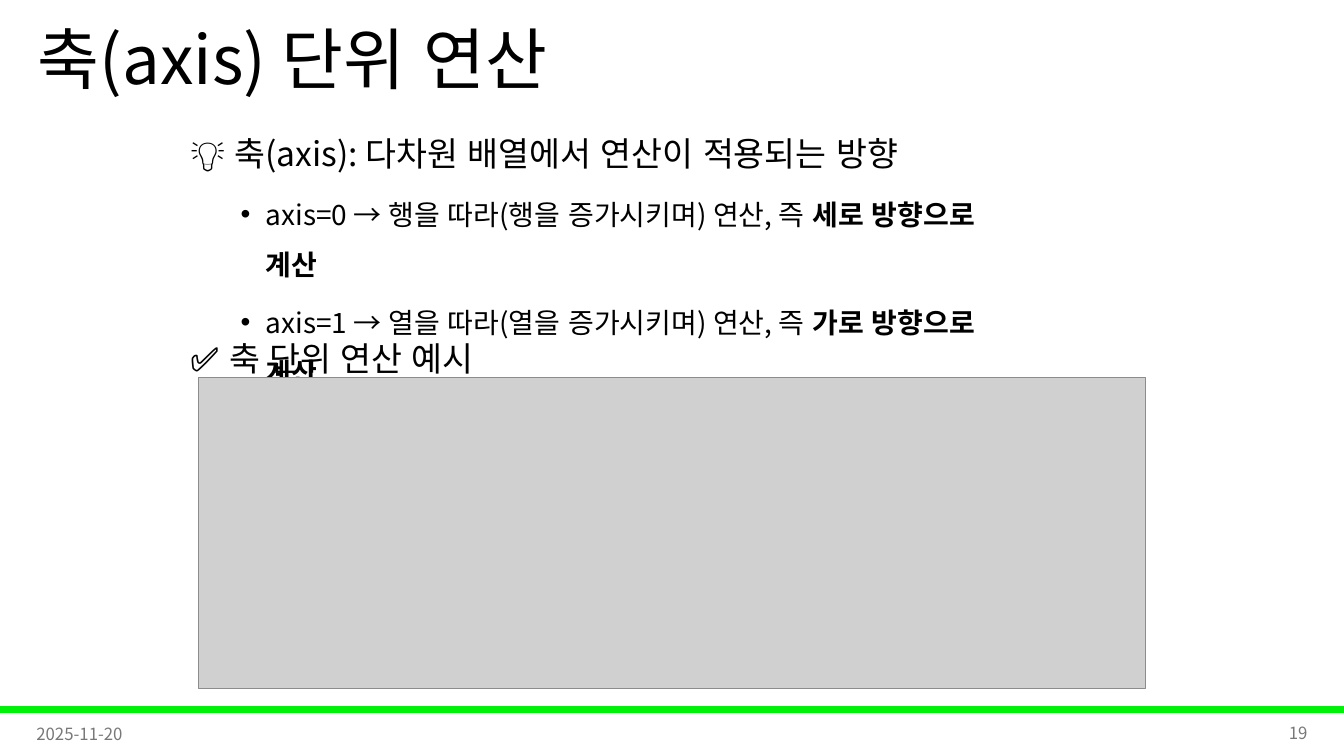
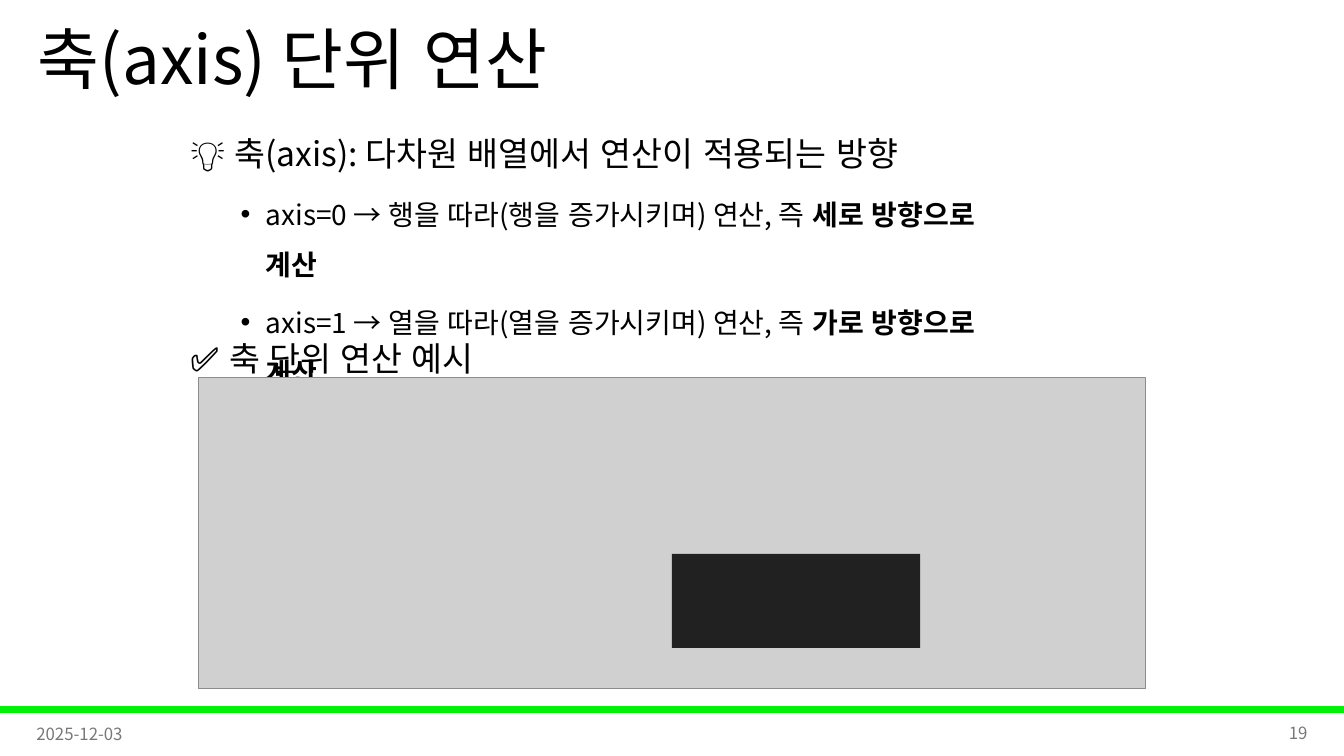
Before and after one commit to Leader-Lesson/KDT_RE_5th, a slide deck: slide 19 of material/3_데이터분석/02_numpy.pptx. Drawn at 1344x756 pixels with LibreOffice and Linux fonts; fonts in the diff are those of the drawing; grey boxes stand for pictures; background and template pictures are left out. Boxes give left, top, right and bottom in pixels: in the first picture for what was removed or moved away, otherwise in the second. Text is boxed around its words. In the diff, an @@ line names an element or a change of style, - is before the commit and + after.

```diff
--- a/material/3_데이터분석/02_numpy.pptx
+++ b/material/3_데이터분석/02_numpy.pptx
@@ rectangle added at [673, 555, 921, 648], fill #212121 @@
@@ text at [36, 727, 122, 740]: text changed @@
-2025-11-20
+2025-12-03
```
Also in this commit, not shown: 42 other slides changed, 1 other file.
